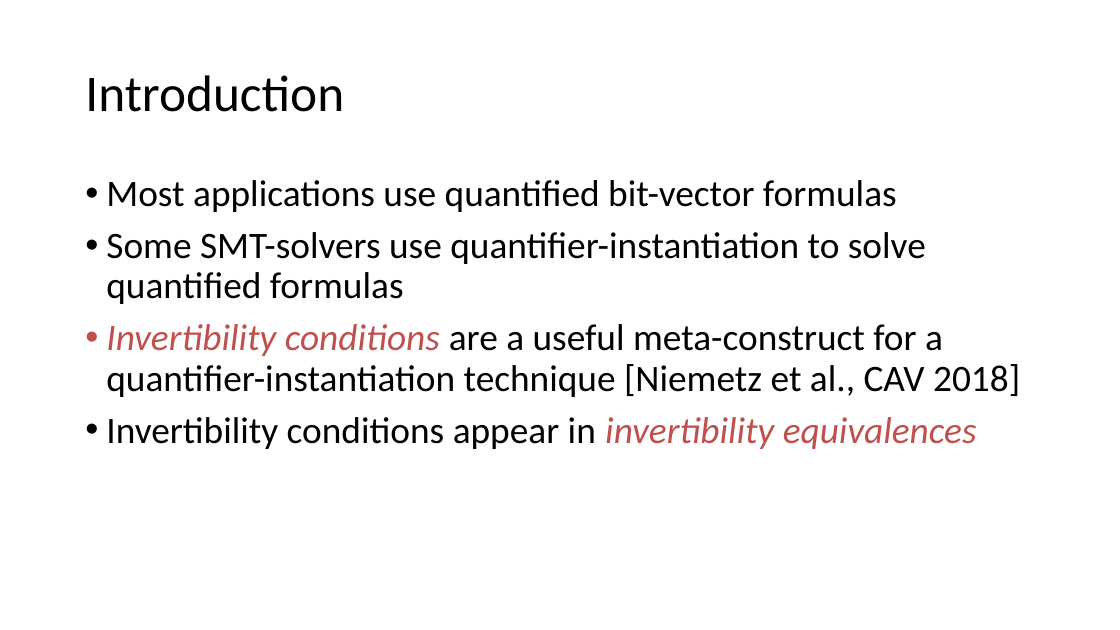
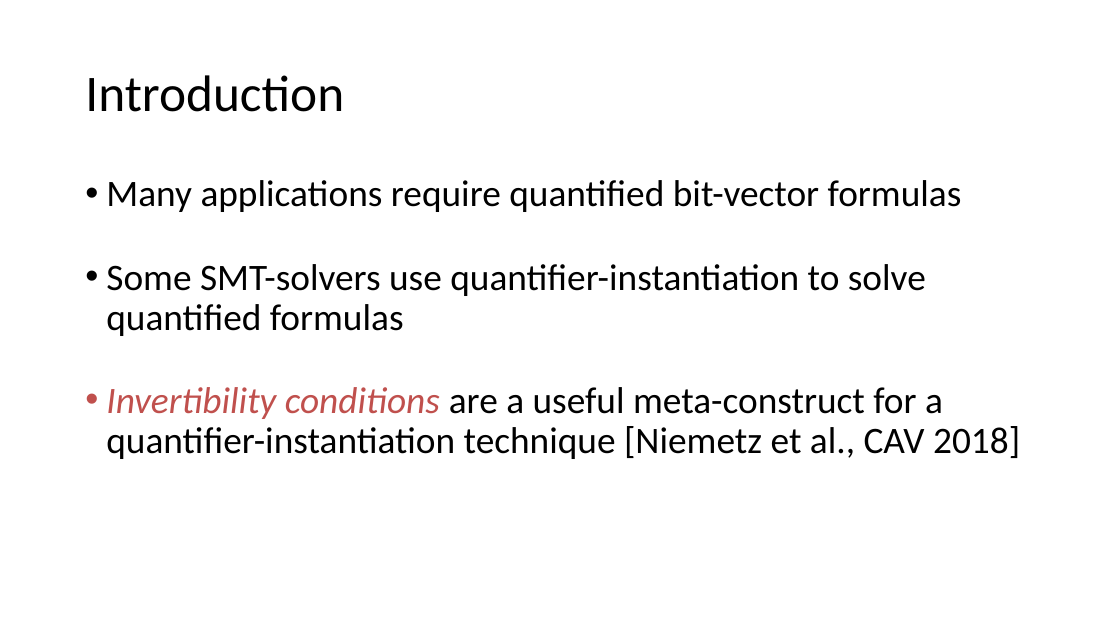
Before and after one commit to arjunvish/pxtp2019presentation, a slide deck: slide 4 of Presentation.pptx (slide 3 before the commit). Drawn at 1120x630 pixels with LibreOffice and Linux fonts; fonts in the diff are those of the drawing. Boxes give left, top, right and bottom in pixels: in the first picture for what was removed or moved away, otherwise in the second. Text is boxed around its words. In the diff, an @@ line names an element or a change of style, - is before the commit and + after.

```diff
--- a/Presentation.pptx
+++ b/Presentation.pptx
@@ text at [106, 180, 962, 212]: text changed @@
-• Most applications use quantified bit-vector formulas
+• Many applications require quantified bit-vector formulas
@@ text at [106, 417, 977, 449]: paragraph removed @@
-• Invertibility conditions appear in invertibility equivalences
```
Also in this commit, not shown: 15 other slides changed, 3 slides added, 1 other file.
